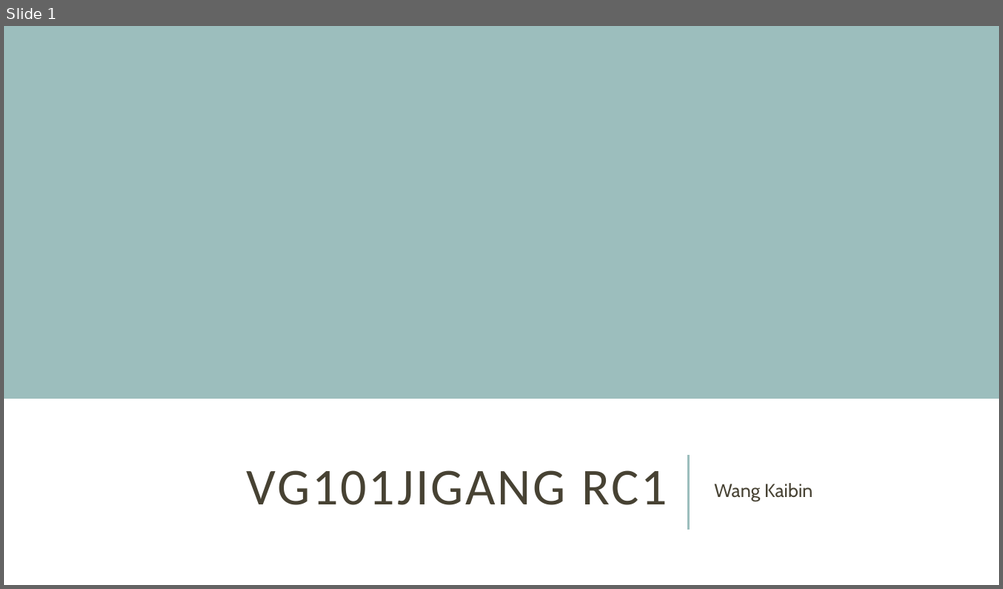
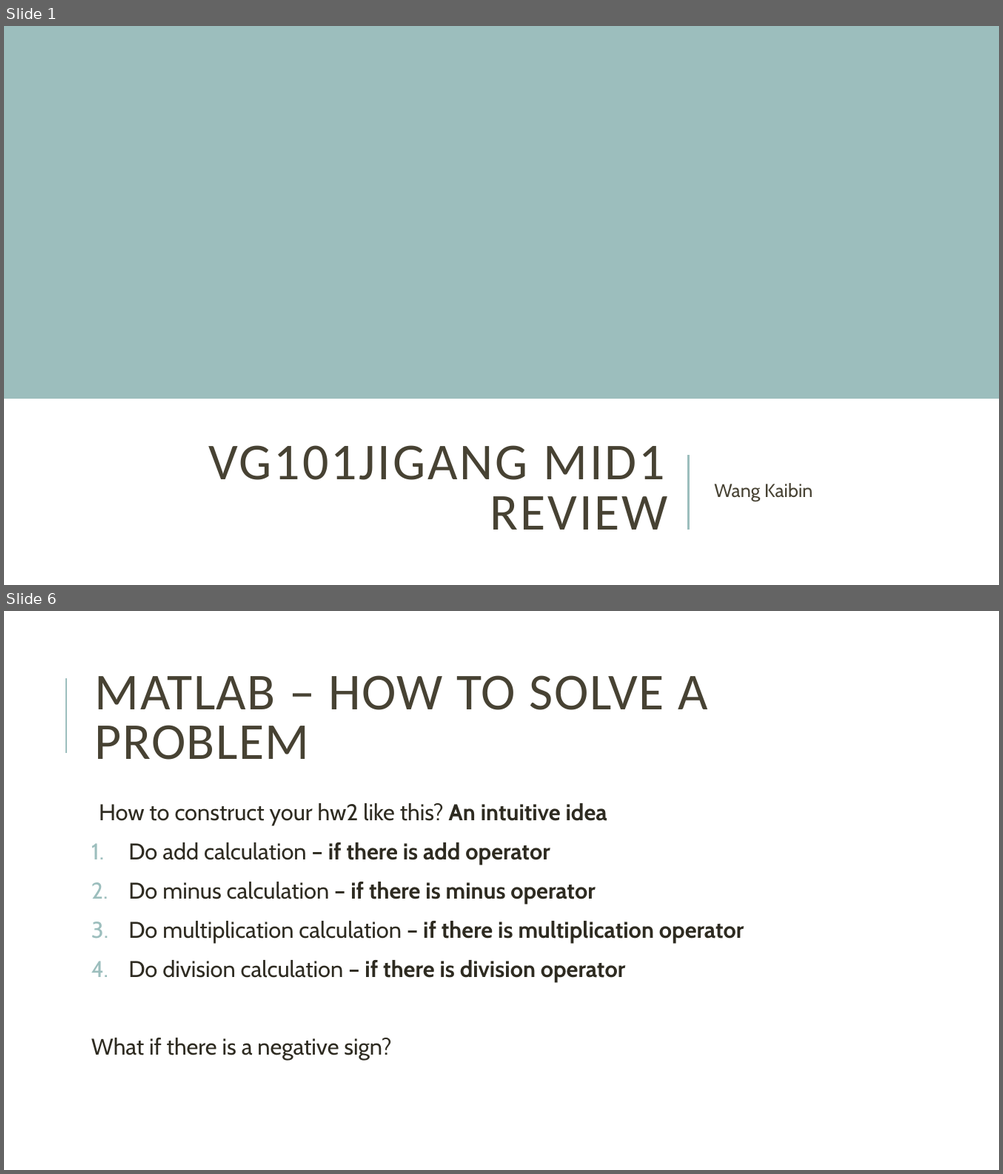
Before and after one commit to kevin-wang-2/Jigang-VG101-RC-for-Matlab, a slide deck: Big RC/VG101Jigang Mid1 WKB.pptx. Shown one above the other, each under a label of ours: slide 1 before the commit, slides 1 and 6 after it; the slides between them are not shown. The pictures are 1003x589 and 1003x1174 pixels, drawn with LibreOffice and Linux fonts; fonts in the diff are those of the drawing. Boxes give left, top, right and bottom in pixels: in the first picture for what was removed or moved away, otherwise in the second. Text is boxed around its words. In the diff, an @@ line names an element or a change of style, - is before the commit and + after.

```diff
--- a/Big RC/VG101Jigang Mid1 WKB.pptx
+++ b/Big RC/VG101Jigang Mid1 WKB.pptx
@@ slide 6 added at (x1=4, y1=611, x2=999, y2=1170), background #FFFFFF @@
@@ title added at (x1=95, y1=675, x2=708, y2=760), 50 pt, text #474233 @@
+MATLAB – HOW TO SOLVE A PROBLEM
@@ line added from (66, 753) to (66, 678), #9CBEBD 1.5 pt @@
@@ text added at (x1=91, y1=803, x2=744, y2=1060), 22 pt, text #2E2B21 @@
+  How to construct your hw2 like this? An intuitive idea
+1. Do add calculation – if there is add operator
+2. Do minus calculation – if there is minus operator
+3. Do multiplication calculation – if there is multiplication operator
+4. Do division calculation – if there is division operator
+What if there is a negative sign?
@@ slide 1 changed as well @@
@@ title at (x1=208, y1=446, x2=668, y2=530): text changed @@
-VG101JIGANG RC1
+VG101JIGANG MID1 REVIEW
```
Also in this commit, not shown: 3 other slides changed, 11 other slides added, 18 slides removed.
